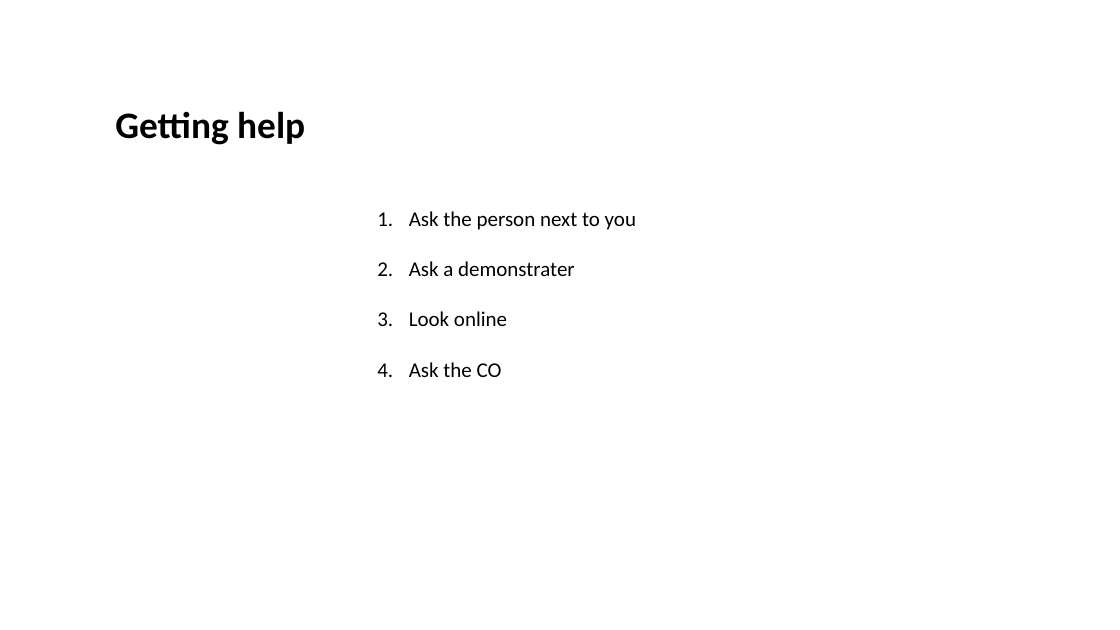
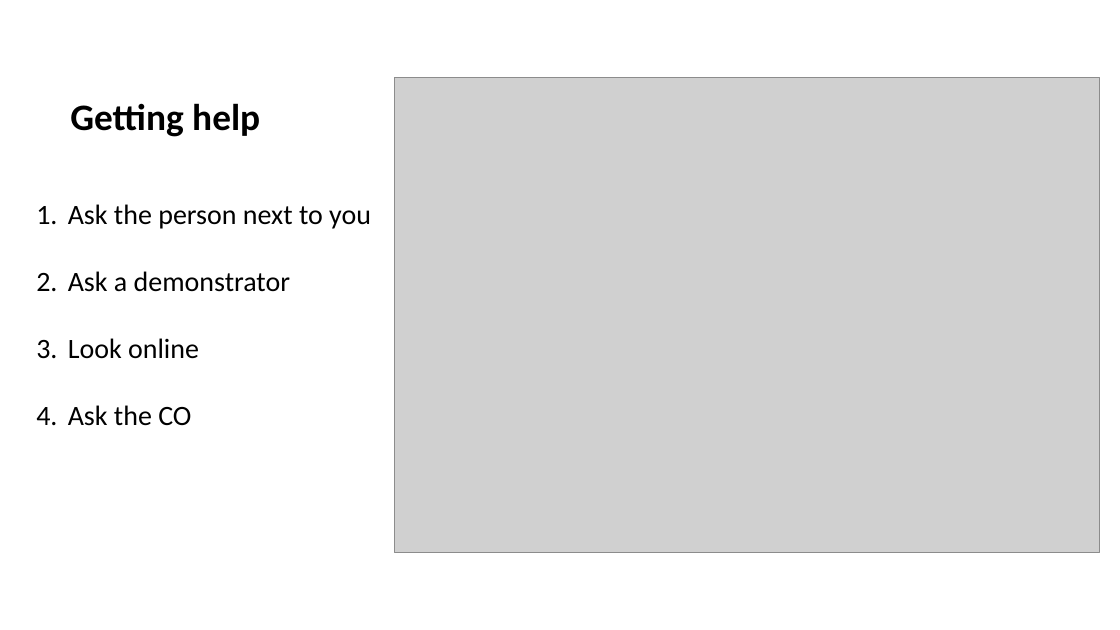
Before and after one commit to nicksavill/DEB_development, a slide deck: slide 1 of Week_1/Getting_help.pptx. Drawn at 1120x630 pixels with LibreOffice and Linux fonts; fonts in the diff are those of the drawing; grey boxes stand for pictures. Boxes give left, top, right and bottom in pixels: in the first picture for what was removed or moved away, otherwise in the second. Text is boxed around its words. In the diff, an @@ line names an element or a change of style, - is before the commit and + after.

```diff
--- a/Week_1/Getting_help.pptx
+++ b/Week_1/Getting_help.pptx
@@ text "Getting help": place and size @@
-text "Getting help" at box(115, 111, 305, 145)
+text "Getting help" at box(70, 103, 260, 137)
@@ picture added at box(395, 77, 1101, 552) @@
@@ text "Ask the person next to ...": place and size @@
-text "Ask the person next to ..." at box(409, 211, 636, 377)
+text "Ask the person next to ..." at box(68, 204, 371, 426)
@@ text at box(68, 204, 371, 426): size 18 to 24 pt in "Ask the person next to you", "Look online", "Ask the CO" @@
@@ text at box(68, 271, 290, 292): text changed; size 18 to 24 pt @@
-2. Ask a demonstrater
+2. Ask a demonstrator
```
Also in this commit, not shown: 4 other slides changed, 2 slides added, 13 other files.
